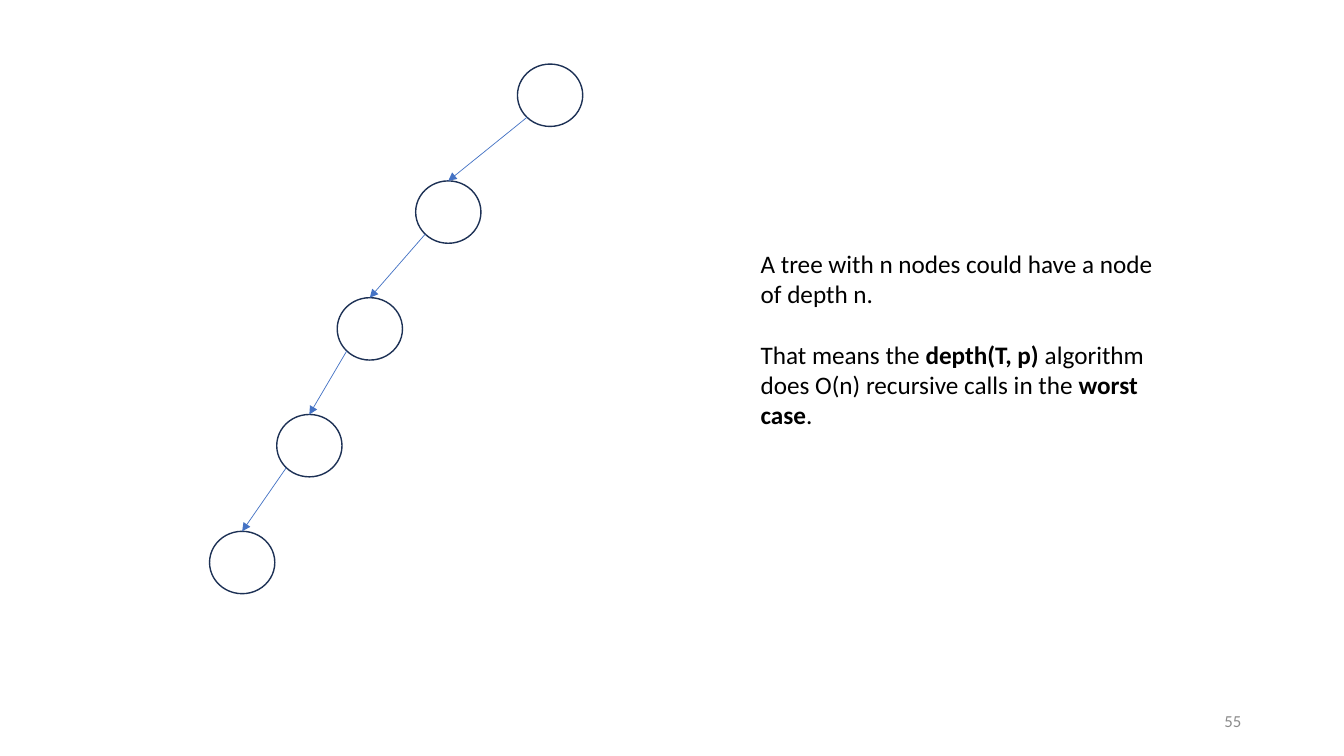
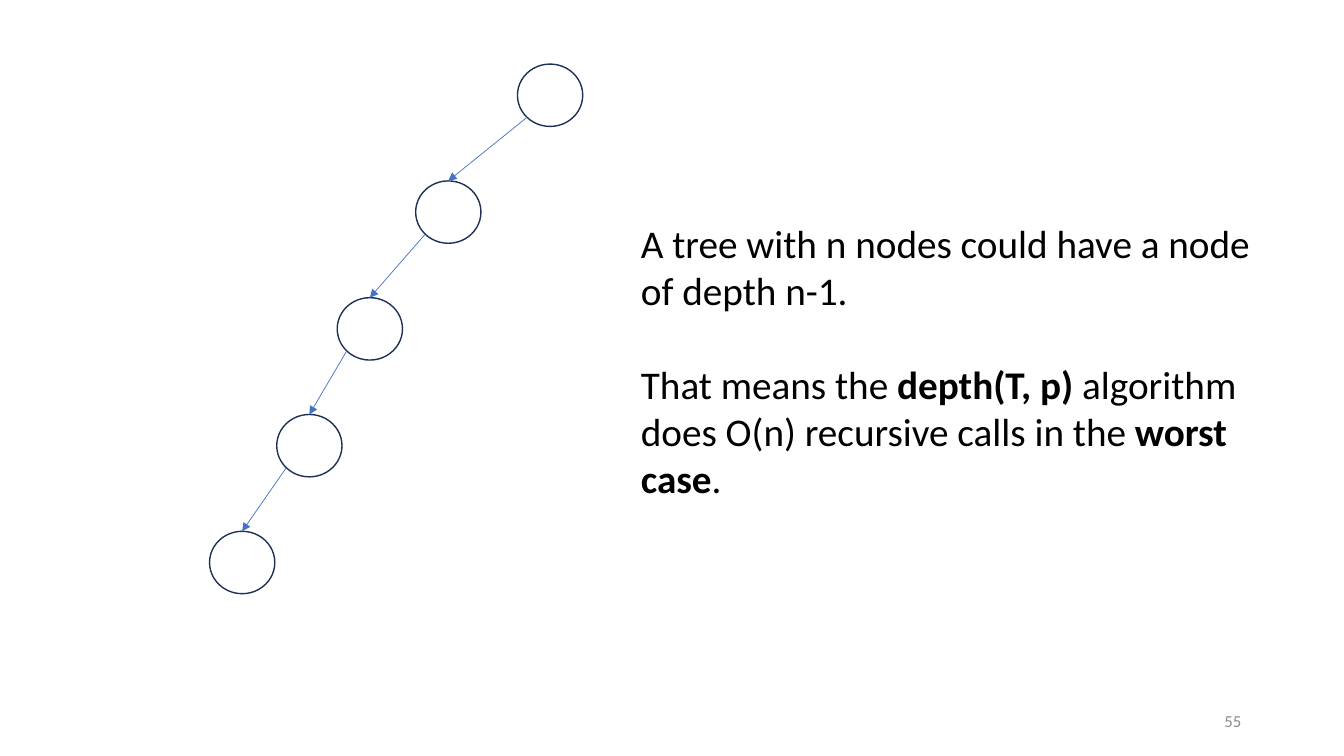
Before and after one commit to tjd1234/cmpt225fall2023, a slide deck: slide 55 of lecture_notes/week5/week5_trees.pptx. Drawn at 1344x756 pixels with LibreOffice and Linux fonts; fonts in the diff are those of the drawing. Boxes give left, top, right and bottom in pixels: in the first picture for what was removed or moved away, otherwise in the second. Text is boxed around its words. In the diff, an @@ line names an element or a change of style, - is before the commit and + after.

```diff
--- a/lecture_notes/week5/week5_trees.pptx
+++ b/lecture_notes/week5/week5_trees.pptx
@@ text "A tree with n nodes ..." moved from (x1=761, y1=255, x2=1152, y2=425) to (x1=641, y1=230, x2=1249, y2=494) @@
@@ text at (x1=641, y1=230, x2=1249, y2=312): text changed; size 18 to 28 pt @@
-A tree with n nodes could have a node
-of depth n.
+A tree with n nodes could have a node
+of depth n-1.
@@ text at (x1=641, y1=370, x2=1236, y2=494): size 18 to 28 pt in "That means the depth(T, p) algorithm does ..." @@
```
Also in this commit, not shown: 25 other slides changed.
